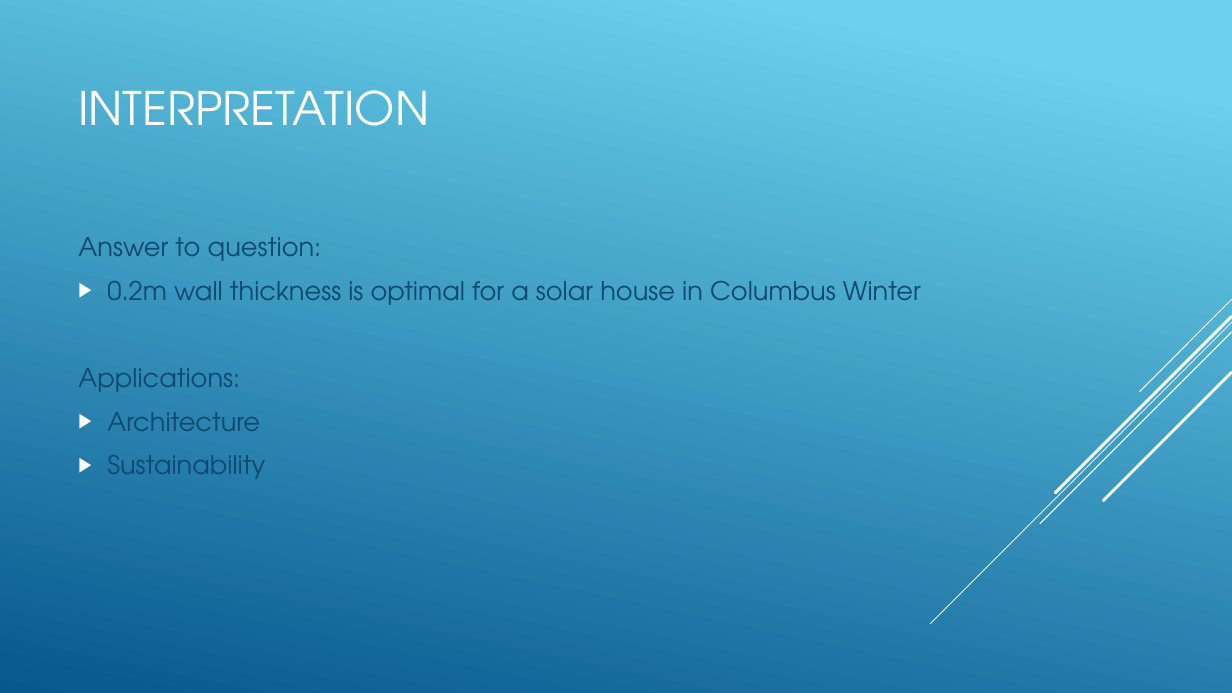
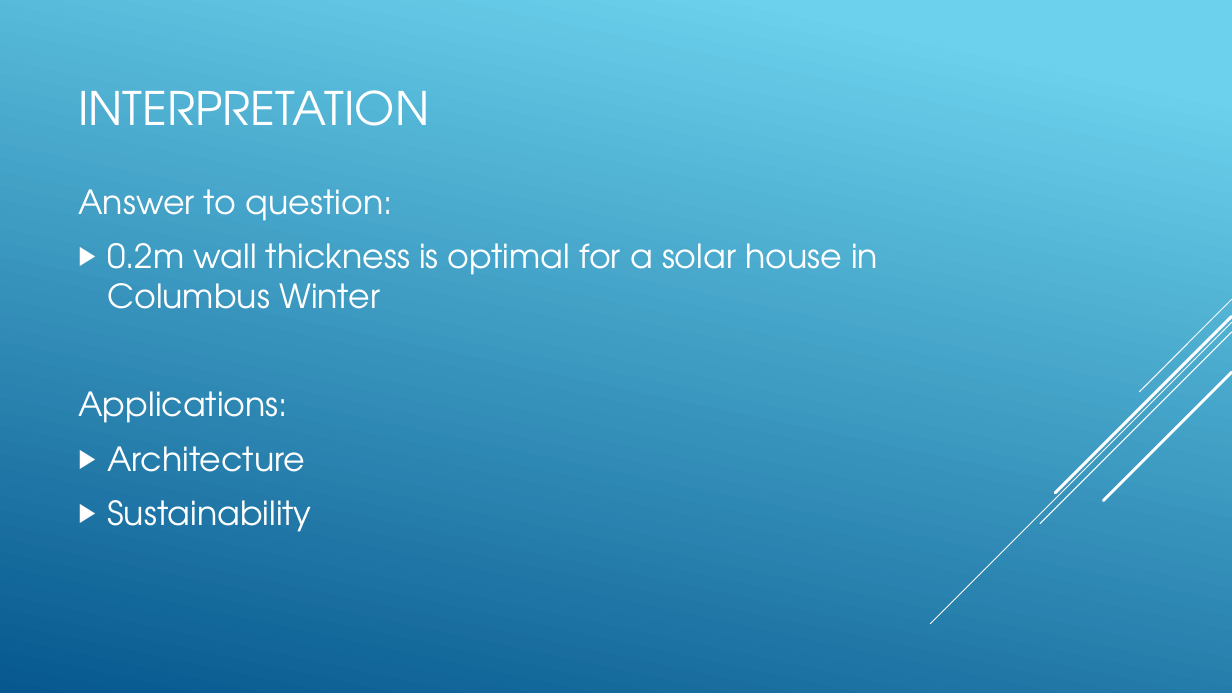
Before and after one commit to drewnotdrew/modsim-thermal-systems, a slide deck: slide 5 of Presentation.pptx. Drawn at 1232x693 pixels with LibreOffice and Linux fonts; fonts in the diff are those of the drawing. Boxes give left, top, right and bottom in pixels: in the first picture for what was removed or moved away, otherwise in the second. Text is boxed around its words. In the diff, an @@ line names an element or a change of style, - is before the commit and + after.

```diff
--- a/Presentation.pptx
+++ b/Presentation.pptx
@@ text "Answer to question:" at (78,189,878,532): size 20 to 25.9 pt, text colour #0F496F to #FFFFFF; more space between paragraphs @@
```
Also in this commit, not shown: 4 other slides changed, 2 other files.
